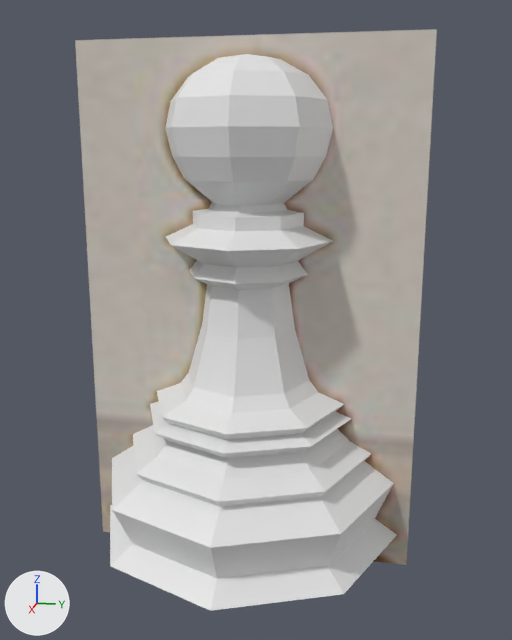
A saved change to the Blender file Chess Set/Models/Pawn.blend.
Camera for both pictures: a 50 mm lens placed at (0.0602, 0.0128, 0.0378), pointed at (0.0, 0.0007, 0.0227). Lighting does not change. The marker at lower left points along +X, +Y and +Z.

The first picture shows 'Colombian Pawn', 'Pawn'.
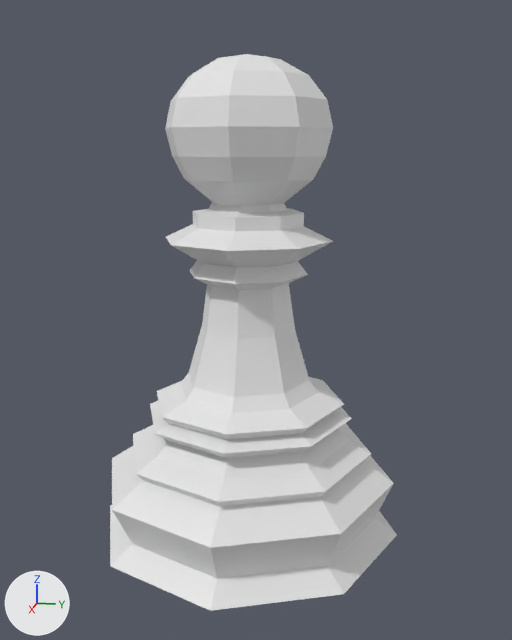
Pixel boxes [x1, y1, x2, y2] of what changed, in the pictures (512 x 640 px):
'Colombian Pawn', hidden: before [75, 29, 437, 565]

The change, as a list of edits to the scene's bpy script:
```text
Change ob_colombian_pawn:
    add ob_colombian_pawn.hide_set(True)
```
